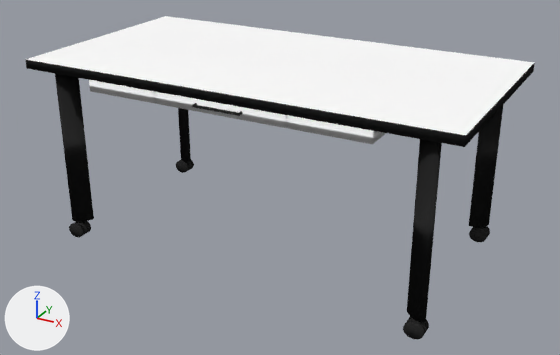
Two versions of the Blender file Models/Office/Table1/office_table.blend, one commit apart.
Both versions are drawn from a 50 mm camera at (4.11, -5.81, 3.46) aimed at (1.02, -0.2, 0.65). Arrows for +X, +Y and +Z are at lower left; the lights stay in place. Objects named as collision shapes, trigger or cutter boxes, shadow casters or lower levels of detail are left out.
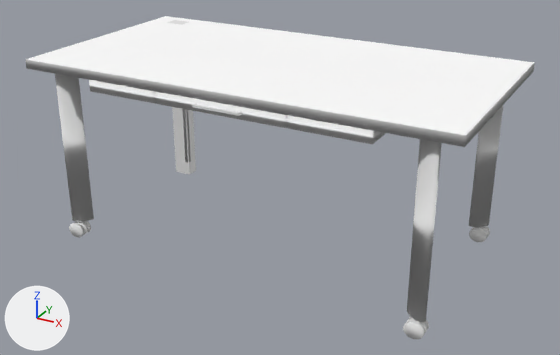
The newer file is also turned or shifted as a whole; pictures and numbers use the older file's frame.

Edits to the bpy script that builds the scene:
```text
Add mat_transparent:
    mat_transparent = diffuse_material('transparent')
    mat_transparent.base_color = (0.8, 0.8, 0.8)  # white #e7e7e7
Change me_cube_010:
    where me_cube_010.from_pydata(...)  # 3276 vertices, 2762 faces, 4 loose edges; spans x -9.0..9.0, y -1.0..29.0, z -155.0..13.0
    used by ob_cube_010; location = (0.997, -1.1, 1.569); scale = (0.21, 0.07, 0.01)
    me_cube_010 part 1: all 2743 faces that had it switch from mat_black (black #2b2b2b) to mat_transparent (white #e7e7e7)
Add me_cube_001:
    me_cube_001.from_pydata(...)  # a box spanning x -1.0..-0.82, y 0.87..1.0, z -1.53..0.15
Add ob_cube:
    ob_cube = bpy.data.objects.new('Cube', me_cube_001)
    ob_cube.location = (0.224, -0.226, 1.554)
```

Where the change shows, as pixel boxes [x1, y1, x2, y2] in the pictures (560 x 355 px):
'Cube', added: after [167, 20, 196, 175]
part 1 of me_cube_010, recoloured (black to white): [25, 16, 534, 339] in both
